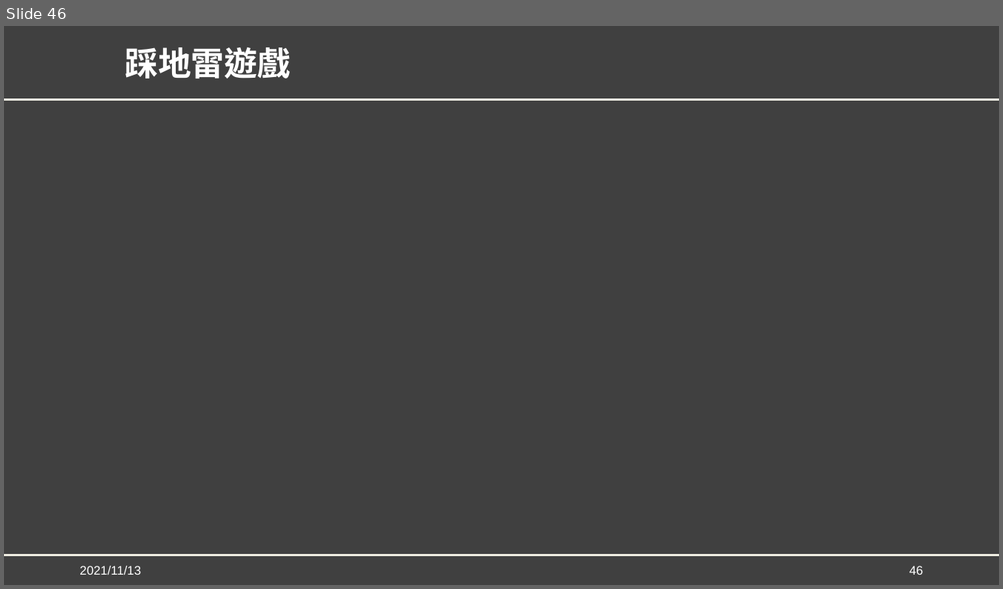
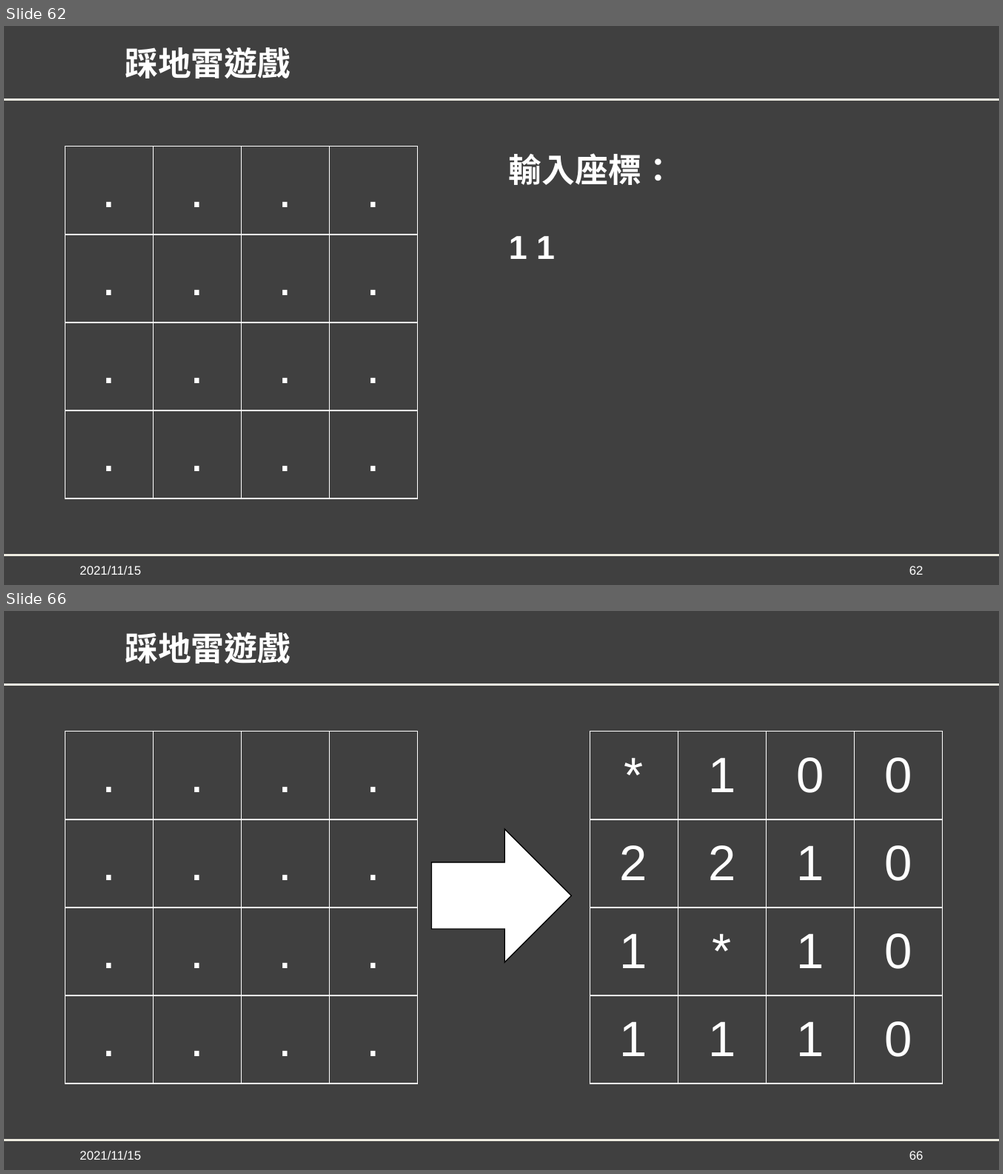
Before and after one commit to YuCheng21/nkust-genetic-algorithm, a slide deck: mid_project/GA_Mid_Report.pptx. Shown one above the other, each under a label of ours: slide 46 before the commit, slides 62 and 66 after it; the slides between them are not shown. The pictures are 1003x589 and 1003x1174 pixels, drawn with LibreOffice and Linux fonts; fonts in the diff are those of the drawing; background and template pictures are left out. Boxes give left, top, right and bottom in pixels: in the first picture for what was removed or moved away, otherwise in the second. Text is boxed around its words. In the diff, an @@ line names an element or a change of style, - is before the commit and + after.

```diff
--- a/mid_project/GA_Mid_Report.pptx
+++ b/mid_project/GA_Mid_Report.pptx
@@ slide 66 added at (4,611,999,1170), background #404040; not listed: 2 template elements that a slide beside it also shows @@
@@ title added at (125,632,290,664), 32 pt, text #FFFFFF, bold @@
+踩地雷遊戲
@@ table added at (65,732,418,1084), 4 rows, 4 columns @@
+. | . | . | .
+. | . | . | .
+. | . | . | .
+. | . | . | .
@@ table added at (589,732,942,1084), 4 rows, 4 columns @@
+* | 1 | 0 | 0
+2 | 2 | 1 | 0
+1 | * | 1 | 0
+1 | 1 | 1 | 0
@@ right arrow added at (432,829,571,963), fill #FFFFFF, outline #000000 1 pt @@
@@ text added at (79,1151,141,1160), 12 pt, text #FFFFFF @@
+2021/11/15
@@ page number added at (909,1151,923,1160), 12 pt, text #FFFFFF @@
+66
@@ what was slide 46 is now slide 62 @@
@@ slide 62 changed as well @@
@@ table added at (65,147,418,499), 4 rows, 4 columns @@
+. | . | . | .
+. | . | . | .
+. | . | . | .
+. | . | . | .
@@ text added at (509,153,674,185), 32 pt, text #FFFFFF, bold @@
+輸入座標：
@@ text added at (509,236,555,259), 32 pt, text #FFFFFF, bold @@
+1 1
@@ text at (79,566,141,575): text changed @@
-2021/11/13
+2021/11/15
@@ page number at (909,566,923,575): text changed @@
-46
+62
```
Also in this commit, not shown: 54 other slides changed, 19 other slides added, 1 other file.
